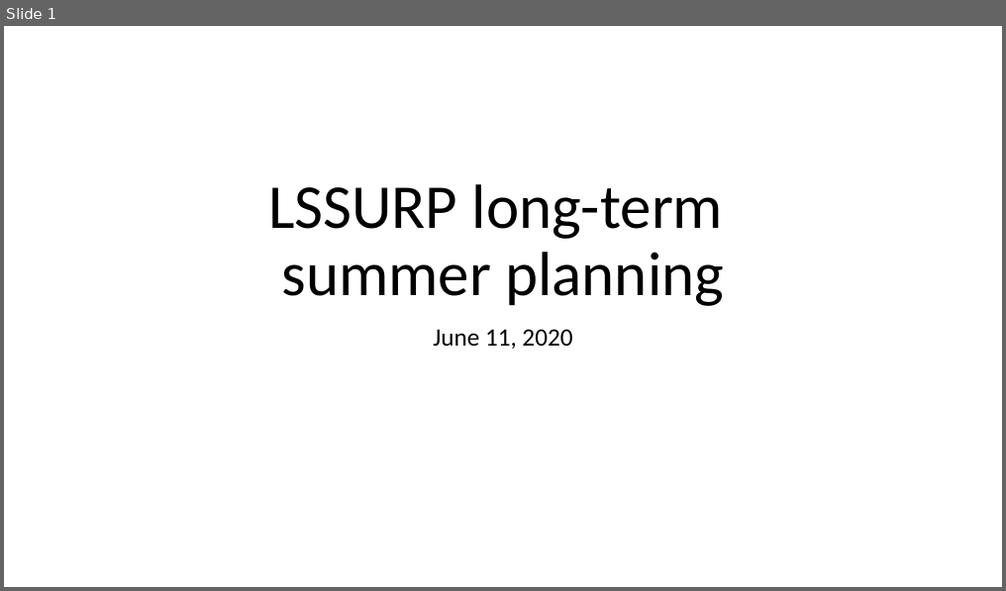
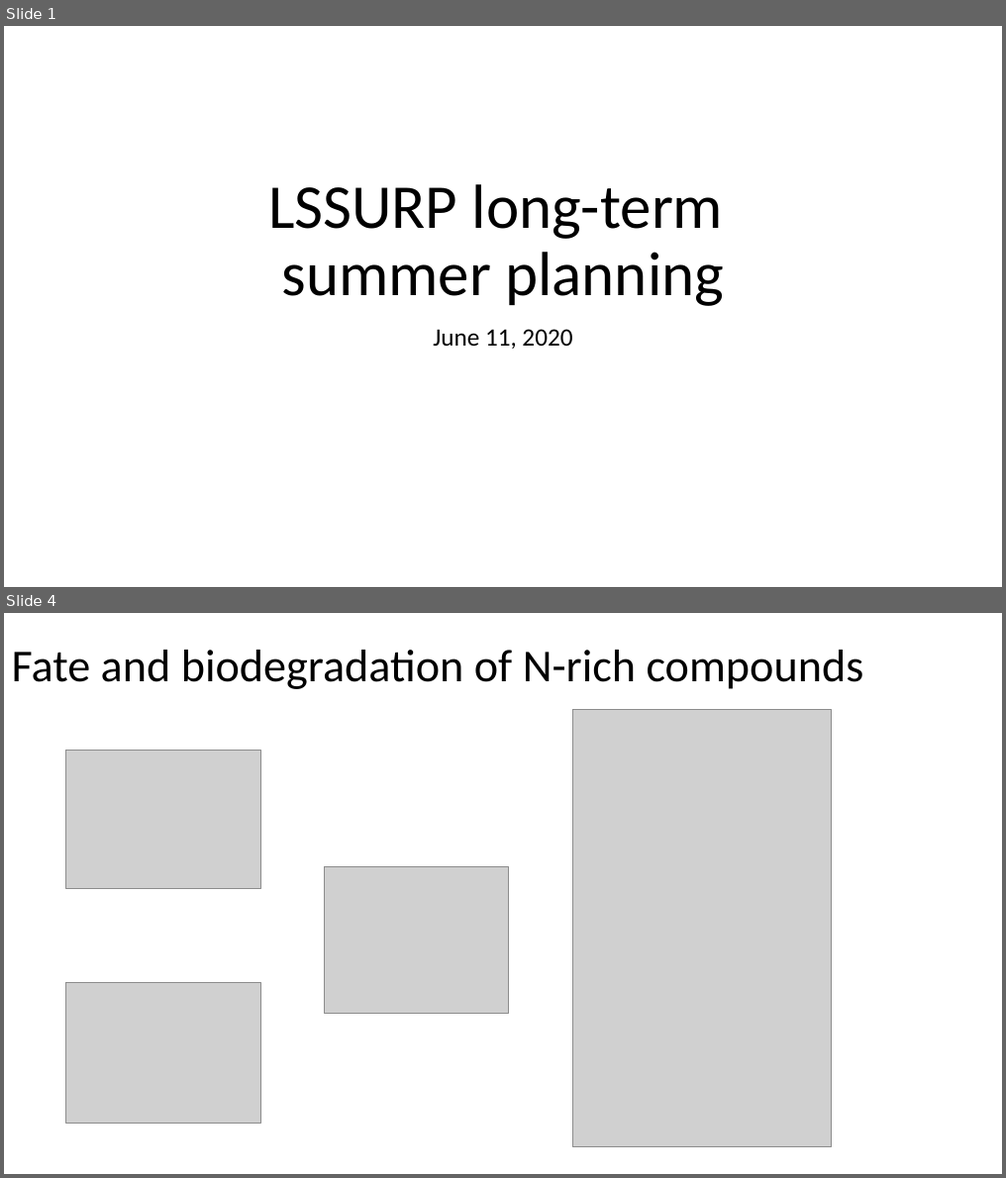
Before and after one commit to serina-robinson/TARA-thiolases, a slide deck: slides/20200611_longterm_planning.pptx. Shown one above the other, each under a label of ours: slide 1 before the commit, slides 1 and 4 after it; the slides between them are not shown. The pictures are 1006x591 and 1006x1178 pixels, drawn with LibreOffice and Linux fonts; fonts in the diff are those of the drawing; grey boxes stand for pictures. Boxes give left, top, right and bottom in pixels: in the first picture for what was removed or moved away, otherwise in the second. Text is boxed around its words. In the diff, an @@ line names an element or a change of style, - is before the commit and + after.

```diff
--- a/slides/20200611_longterm_planning.pptx
+++ b/slides/20200611_longterm_planning.pptx
@@ slide 4 added at (x1=4, y1=613, x2=1002, y2=1174), background #FFFFFF @@
@@ title added at (x1=12, y1=650, x2=864, y2=689), 44 pt, text #000000 @@
+Fate and biodegradation of N-rich compounds
@@ picture added at (x1=573, y1=710, x2=832, y2=1148) @@
@@ picture added at (x1=66, y1=750, x2=260, y2=889) @@
@@ picture added at (x1=325, y1=866, x2=509, y2=1014) @@
@@ picture added at (x1=66, y1=983, x2=260, y2=1124) @@
```
Also in this commit, not shown: 2 slides changed, 4 other slides added, 2 other files.
